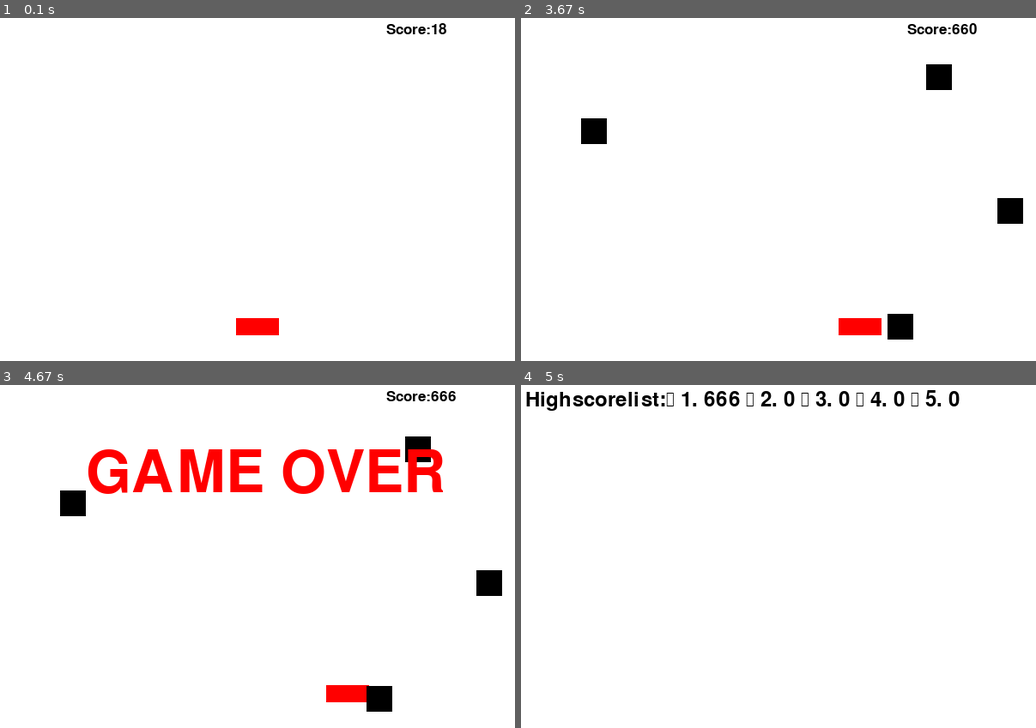
Above: before the commit, frames 1-4 (two rows, left to right).
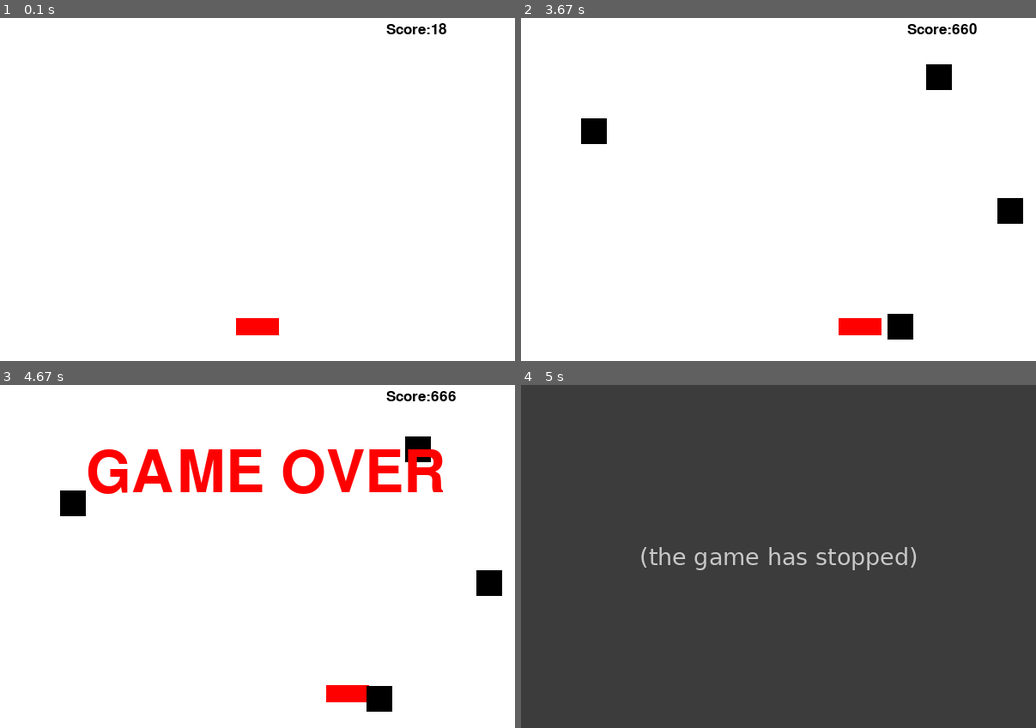
Above: after the commit, the same moments.

Repository: chadihabib/-bungen
Game: pygame game, started from PyGameSpace.py
Same seed, same stepped clock (60 frames per second), same inputs: the game is played once before the commit and once after it.
Inputs:
- Up to frame 1 (0.1 s): no input
- Up to frame 2 (3.67 s): hold Right 0.33-0.8 s; hold Right 0.83-1.3 s; hold Left 1.33-1.87 s; hold Left 1.9-2.3 s; hold Right 2.33-2.97 s; hold Left 3-3.47 s; hold Right from 3.5 s (still down)
- Up to frame 3 (4.67 s): release Right at 3.97 s
- Up to frame 4 (5 s): no input

Frames 1-3 are identical in both runs. In frame 4, 100% of the frame differs, in the area x 0-100%, y 0-100%.
After the commit the program exited at 4.7 s; later frames show no game.

Commit message:
game over

Diff:
--- a/PyGameSpace.py
+++ b/PyGameSpace.py
@@ -92,9 +92,9 @@
         clock.tick(60)
     add_ons_PyGame.gameover(screen,RED)
     add_ons_PyGame.highscore(score,highscorelist,screen,BLACK,WHITE)
+    add_ons_PyGame.gameloop
 
-    time.sleep(5)
-    pygame.quit()
+
 
 if __name__ == "__main__":
     main(score)
--- a/add_ons_PyGame.py
+++ b/add_ons_PyGame.py
@@ -25,3 +25,7 @@
     screen.blit(text,(100,70))
     pygame.display.flip()
     time.sleep(1)
+
+def gameloop():
+
+    pygame.quit()
--- /dev/null
+++ b/test.py
@@ -0,0 +1,20 @@
+import pygame
+import pygame_widgets as pw
+import time
+pygame.init()
+screen = pygame.display.set_mode((800, 600))
+
+# Button erstellen
+button = pw.Button(screen, 100, 100, 200, 50, text='Klick mich!')
+
+while True:
+    for event in pygame.event.get():
+        if event.type == pygame.QUIT:
+            pygame.quit()
+            exit()
+
+    # Button aktualisieren und zeichnen
+    button.listen(event)
+    button.draw()
+
+    pygame.display.flip()
